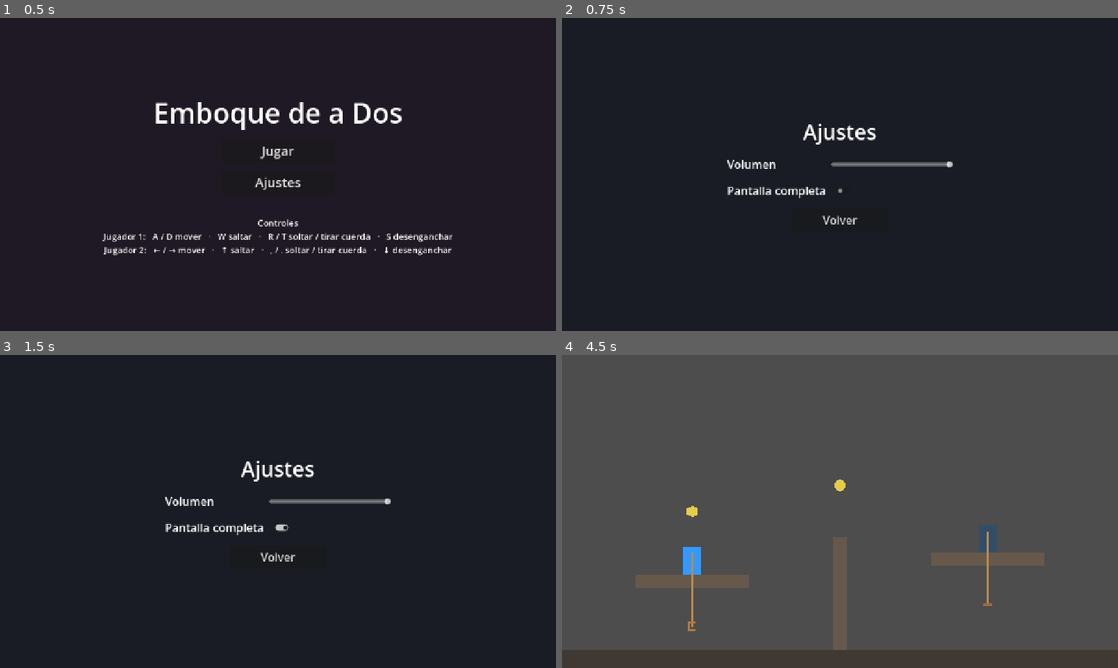
Above: before the commit, frames 1-4 (two rows, left to right).
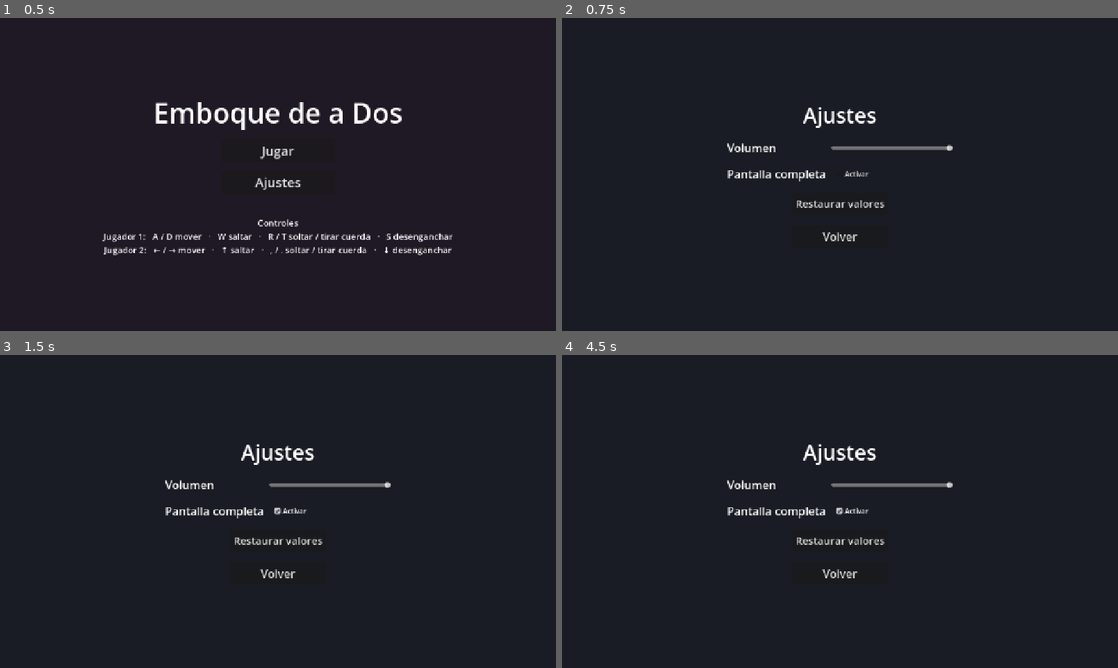
Above: after the commit, the same moments.

Repository: vittocher/emboque-de-a-dos
Game: Godot game, scene res://scenes/ui/main_menu.tscn
Two runs of this game, one before a commit and one after it. Both use one fixed random seed, a clock stepped at 60 frames per second and the inputs below.
Inputs (mouse positions are in pixels of both pictures, inside the frame that each line leads up to; where the layout moved, square brackets give the same spot in the first picture):
- Up to frame 1 (0.5 s): no input
- Up to frame 2 (0.75 s): click "Ajustes" at 0.5 s
- Up to frame 3 (1.5 s): click (289, 511) [283, 527] at 1.25 s
- Up to frame 4 (4.5 s): click "Volver" at 2 s; click "Jugar" at 2.75 s; click "Volver" at 3.5 s; click (840, 511) at 4.25 s, where only the run before the commit has a clickable "Nivel 1"

Frame 1 is identical in both runs. In frame 2, 2.6% of the frame differs, in the area x 29-71%, y 28-72%; in frame 3, 2.7%; in frame 4, 100%, in the area x 0-100%, y 0-100%.

Commit message:
Add settings management and UI adjustments for pause menu. No se pudo confirmar si efectivamente el boton de pantalla completa hace lo que debe hacer.

Diff:
--- a/project.godot
+++ b/project.godot
@@ -14,6 +14,10 @@
 config/description="Repositorio del juego \"Emboque de a Dos\" para el curso IIC3686"
 run/main_scene="res://scenes/ui/main_menu.tscn"
 config/features=PackedStringArray("4.7")
+
+[autoload]
+
+SettingsManager="*res://scripts/settings_manager.gd"
 
 [display]
 
--- a/scenes/main.tscn
+++ b/scenes/main.tscn
@@ -118,9 +118,9 @@
 [node name="Panel" type="Panel" parent="UI/PausePanel"]
 layout_mode = 0
 offset_left = 460.0
-offset_top = 220.0
+offset_top = 150.0
 offset_right = 820.0
-offset_bottom = 500.0
+offset_bottom = 570.0
 
 [node name="VBox" type="VBoxContainer" parent="UI/PausePanel/Panel"]
 layout_mode = 1
@@ -152,6 +152,73 @@
 custom_minimum_size = Vector2(0, 52)
 text = "Reiniciar nivel"
 theme_override_font_sizes/font_size = 24
+
+[node name="SettingsButton" type="Button" parent="UI/PausePanel/Panel/VBox"]
+layout_mode = 2
+custom_minimum_size = Vector2(0, 52)
+text = "Ajustes"
+theme_override_font_sizes/font_size = 24
+
+[node name="MainMenuButton" type="Button" parent="UI/PausePanel/Panel/VBox"]
+layout_mode = 2
+custom_minimum_size = Vector2(0, 52)
+text = "Menú principal"
+theme_override_font_sizes/font_size = 24
+
+[node name="SettingsVBox" type="VBoxContainer" parent="UI/PausePanel/Panel"]
+layout_mode = 1
+anchors_preset = 15
+anchor_right = 1.0
+anchor_bottom = 1.0
+offset_left = 36.0
+offset_top = 28.0
+offset_right = -36.0
+offset_bottom = -28.0
+grow_horizontal = 2
+grow_vertical = 2
+theme_override_constants/separation = 14
+
+[node name="Title" type="Label" parent="UI/PausePanel/Panel/SettingsVBox"]
+layout_mode = 2
+text = "Ajustes"
+horizontal_alignment = 1
+theme_override_font_sizes/font_size = 30
+
+[node name="VolumeRow" type="HBoxContainer" parent="UI/PausePanel/Panel/SettingsVBox"]
+layout_mode = 2
+theme_override_constants/separation = 12
+
+[node name="Label" type="Label" parent="UI/PausePanel/Panel/SettingsVBox/VolumeRow"]
+layout_mode = 2
+custom_minimum_size = Vector2(125, 0)
+text = "Volumen"
+
+[node name="VolumeSlider" type="HSlider" parent="UI/PausePanel/Panel/SettingsVBox/VolumeRow"]
+layout_mode = 2
+custom_minimum_size = Vector2(180, 0)
+size_flags_vertical = 4
+min_value = 0.0
+max_value = 1.0
+step = 0.01
+
+[node name="FullscreenRow" type="HBoxContainer" parent="UI/PausePanel/Panel/SettingsVBox"]
+layout_mode = 2
+theme_override_constants/separation = 12
+
+[node name="Label" type="Label" parent="UI/PausePanel/Panel/SettingsVBox/FullscreenRow"]
+layout_mode = 2
+custom_minimum_size = Vector2(125, 0)
+text = "Pantalla completa"
+
+[node name="FullscreenCheck" type="CheckBox" parent="UI/PausePanel/Panel/SettingsVBox/FullscreenRow"]
+layout_mode = 2
+text = "Activar"
+
+[node name="BackButton" type="Button" parent="UI/PausePanel/Panel/SettingsVBox"]
+layout_mode = 2
+custom_minimum_size = Vector2(0, 46)
+text = "Volver a pausa"
+theme_override_font_sizes/font_size = 20
 
 [node name="WinLabel" type="Label" parent="UI"]
 anchor_right = 1.0
--- a/scenes/ui/level_selector.tscn
+++ b/scenes/ui/level_selector.tscn
@@ -46,6 +46,7 @@
 anchor_bottom = 1.0
 grow_horizontal = 2
 grow_vertical = 2
+mouse_filter = 2
 
 [node name="LevelsRow" type="HBoxContainer" parent="Center"]
 layout_mode = 2
--- a/scenes/ui/settings.tscn
+++ b/scenes/ui/settings.tscn
@@ -67,8 +67,16 @@
 text = "Pantalla completa"
 theme_override_font_sizes/font_size = 26
 
-[node name="FullscreenCheck" type="CheckButton" parent="Center/VBox/FullscreenRow"]
+[node name="FullscreenCheck" type="CheckBox" parent="Center/VBox/FullscreenRow"]
 layout_mode = 2
+text = "Activar"
+
+[node name="ResetButton" type="Button" parent="Center/VBox"]
+layout_mode = 2
+size_flags_horizontal = 4
+custom_minimum_size = Vector2(220, 52)
+text = "Restaurar valores"
+theme_override_font_sizes/font_size = 24
 
 [node name="BackButton" type="Button" parent="Center/VBox"]
 layout_mode = 2
--- a/scripts/pause_menu.gd
+++ b/scripts/pause_menu.gd
@@ -3,14 +3,28 @@
 @onready var pause_panel: Control = $PausePanel
 @onready var continue_button: Button = $PausePanel/Panel/VBox/ContinueButton
 @onready var restart_button: Button = $PausePanel/Panel/VBox/RestartButton
+@onready var settings_button: Button = $PausePanel/Panel/VBox/SettingsButton
+@onready var main_menu_button: Button = $PausePanel/Panel/VBox/MainMenuButton
+@onready var settings_box: VBoxContainer = $PausePanel/Panel/SettingsVBox
+@onready var settings_volume: HSlider = $PausePanel/Panel/SettingsVBox/VolumeRow/VolumeSlider
+@onready var settings_fullscreen: CheckBox = $PausePanel/Panel/SettingsVBox/FullscreenRow/FullscreenCheck
+@onready var settings_back_button: Button = $PausePanel/Panel/SettingsVBox/BackButton
 
 var _is_paused := false
+var _settings: Node
 
 func _ready() -> void:
 	process_mode = Node.PROCESS_MODE_ALWAYS
+	_settings = get_node("/root/SettingsManager")
 	continue_button.pressed.connect(_continue_game)
 	restart_button.pressed.connect(_restart_level)
+	settings_button.pressed.connect(_show_settings)
+	main_menu_button.pressed.connect(_go_to_main_menu)
+	settings_back_button.pressed.connect(_show_pause_menu)
+	settings_volume.value_changed.connect(_on_volume_changed)
+	settings_fullscreen.toggled.connect(_on_fullscreen_toggled)
 	pause_panel.visible = false
+	_show_pause_menu()
 
 func _unhandled_input(event: InputEvent) -> void:
 	if event.is_action_pressed("ui_cancel"):
@@ -25,6 +39,7 @@
 	pause_panel.visible = paused
 	get_tree().paused = paused
 	if paused:
+		_show_pause_menu()
 		continue_button.grab_focus()
 
 func _continue_game() -> void:
@@ -33,3 +48,24 @@
 func _restart_level() -> void:
 	get_tree().paused = false
 	get_tree().reload_current_scene()
+
+func _show_pause_menu() -> void:
+	$PausePanel/Panel/VBox.visible = true
+	settings_box.visible = false
+
+func _show_settings() -> void:
+	$PausePanel/Panel/VBox.visible = false
+	settings_box.visible = true
+	settings_volume.value = _settings.master_volume
+	settings_fullscreen.button_pressed = _settings.fullscreen
+	settings_back_button.grab_focus()
+
+func _on_volume_changed(value: float) -> void:
+	_settings.set_master_volume(value)
+
+func _on_fullscreen_toggled(enabled: bool) -> void:
+	_settings.set_fullscreen(enabled)
+
+func _go_to_main_menu() -> void:
+	get_tree().paused = false
+	get_tree().change_scene_to_file("res://scenes/ui/main_menu.tscn")
--- /dev/null
+++ b/scripts/settings_manager.gd
@@ -0,0 +1,83 @@
+extends Node
+
+const SETTINGS_PATH := "user://settings.cfg"
+const MUSIC_PATH := "res://audio/cueca.ogg"
+const DEFAULT_MASTER_VOLUME := 1.0
+const DEFAULT_FULLSCREEN := false
+
+var master_volume: float = DEFAULT_MASTER_VOLUME
+var fullscreen: bool = DEFAULT_FULLSCREEN
+
+var _music_player: AudioStreamPlayer
+
+func _ready() -> void:
+	_load_settings()
+	_apply_settings()
+	_start_music()
+
+func _exit_tree() -> void:
+	if _music_player != null:
+		_music_player.stop()
+
+func set_master_volume(value: float) -> void:
+	master_volume = clampf(value, 0.0, 1.0)
+	var master := AudioServer.get_bus_index("Master")
+	AudioServer.set_bus_volume_db(master, linear_to_db(maxf(master_volume, 0.0001)))
+	_save_settings()
+
+func set_fullscreen(enabled: bool) -> void:
+	fullscreen = enabled
+	_apply_window_mode()
+	_save_settings()
+
+func reset_to_defaults() -> void:
+	master_volume = DEFAULT_MASTER_VOLUME
+	fullscreen = DEFAULT_FULLSCREEN
+	_apply_settings()
+	_save_settings()
+
+func _apply_settings() -> void:
+	var master := AudioServer.get_bus_index("Master")
+	AudioServer.set_bus_volume_db(master, linear_to_db(maxf(master_volume, 0.0001)))
+	_apply_window_mode()
+
+func _apply_window_mode() -> void:
+	DisplayServer.window_set_mode(
+		DisplayServer.WINDOW_MODE_FULLSCREEN
+		if fullscreen
+		else DisplayServer.WINDOW_MODE_WINDOWED
+	)
+	get_window().mode = (
+		Window.MODE_FULLSCREEN
+		if fullscreen
+		else Window.MODE_WINDOWED
+	)
+
+func _load_settings() -> void:
+	var config := ConfigFile.new()
+	if config.load(SETTINGS_PATH) != OK:
+		return
+	master_volume = clampf(
+		float(config.get_value("audio", "master_volume", DEFAULT_MASTER_VOLUME)),
+		0.0,
+		1.0
+	)
+	fullscreen = bool(config.get_value("display", "fullscreen", DEFAULT_FULLSCREEN))
+
+func _save_settings() -> void:
+	var config := ConfigFile.new()
+	config.set_value("audio", "master_volume", master_volume)
+	config.set_value("display", "fullscreen", fullscreen)
+	config.save(SETTINGS_PATH)
+
+func _start_music() -> void:
+	var stream := load(MUSIC_PATH) as AudioStream
+	if stream == null:
+		push_warning("No se pudo cargar la música: %s" % MUSIC_PATH)
+		return
+	if stream is AudioStreamOggVorbis:
+		stream.loop = true
+	_music_player = AudioStreamPlayer.new()
+	_music_player.stream = stream
+	add_child(_music_player)
+	_music_player.play()
--- a/scripts/ui/level_selector.gd
+++ b/scripts/ui/level_selector.gd
@@ -8,12 +8,17 @@
 	"res://scenes/main.tscn",
 ]
 
+@onready var _back_button: Button = $BackButton
+@onready var _level_1_button: Button = $Center/LevelsRow/Level1Button
+
 func _ready() -> void:
-	$BackButton.pressed.connect(_on_back_pressed)
-	$Center/LevelsRow/Level1Button.pressed.connect(_on_level_1_pressed)
+	_back_button.pressed.connect(_on_back_pressed)
+	_level_1_button.pressed.connect(_on_level_1_pressed)
 
 func _on_back_pressed() -> void:
+	get_tree().paused = false
 	get_tree().change_scene_to_file("res://scenes/ui/main_menu.tscn")
 
 func _on_level_1_pressed() -> void:
+	get_tree().paused = false
 	get_tree().change_scene_to_file(LEVELS[0])
--- a/scripts/ui/settings.gd
+++ b/scripts/ui/settings.gd
@@ -1,32 +1,34 @@
 extends Control
 
-## Ajustes básicos: volumen maestro y pantalla completa (se aplican en vivo y
-## son globales, así que persisten al cambiar de escena). Guardado a disco:
-## pendiente (usar un ConfigFile cuando haya más opciones).
+## Ajustes globales que se aplican en vivo y se guardan en user://settings.cfg.
 
 @onready var _volume: HSlider = $Center/VBox/VolumeRow/VolumeSlider
-@onready var _fullscreen: CheckButton = $Center/VBox/FullscreenRow/FullscreenCheck
+@onready var _fullscreen: CheckBox = $Center/VBox/FullscreenRow/FullscreenCheck
+@onready var _reset_button: Button = $Center/VBox/ResetButton
+
+var _settings: Node
 
 func _ready() -> void:
-	var master := AudioServer.get_bus_index("Master")
-	_volume.value = db_to_linear(AudioServer.get_bus_volume_db(master))
+	_settings = get_node("/root/SettingsManager")
+	_volume.value = _settings.master_volume
 	_volume.value_changed.connect(_on_volume_changed)
 
-	_fullscreen.button_pressed = (
-		DisplayServer.window_get_mode() == DisplayServer.WINDOW_MODE_FULLSCREEN
-	)
+	_fullscreen.button_pressed = _settings.fullscreen
 	_fullscreen.toggled.connect(_on_fullscreen_toggled)
+	_reset_button.pressed.connect(_on_reset_pressed)
 
 	$Center/VBox/BackButton.pressed.connect(_on_back_pressed)
 
 func _on_volume_changed(value: float) -> void:
-	var master := AudioServer.get_bus_index("Master")
-	AudioServer.set_bus_volume_db(master, linear_to_db(maxf(value, 0.0001)))
+	_settings.set_master_volume(value)
 
 func _on_fullscreen_toggled(pressed: bool) -> void:
-	DisplayServer.window_set_mode(
-		DisplayServer.WINDOW_MODE_FULLSCREEN if pressed else DisplayServer.WINDOW_MODE_WINDOWED
-	)
+	_settings.set_fullscreen(pressed)
+
+func _on_reset_pressed() -> void:
+	_settings.reset_to_defaults()
+	_volume.value = _settings.master_volume
+	_fullscreen.button_pressed = _settings.fullscreen
 
 func _on_back_pressed() -> void:
 	get_tree().change_scene_to_file("res://scenes/ui/main_menu.tscn")
Not shown, added: audio/cueca.mp3.import
Not shown, added: audio/cueca.ogg.import
Not shown, added: scripts/settings_manager.gd.uid
Not shown, added: audio/cueca.mp3
Not shown, added: audio/cueca.ogg
